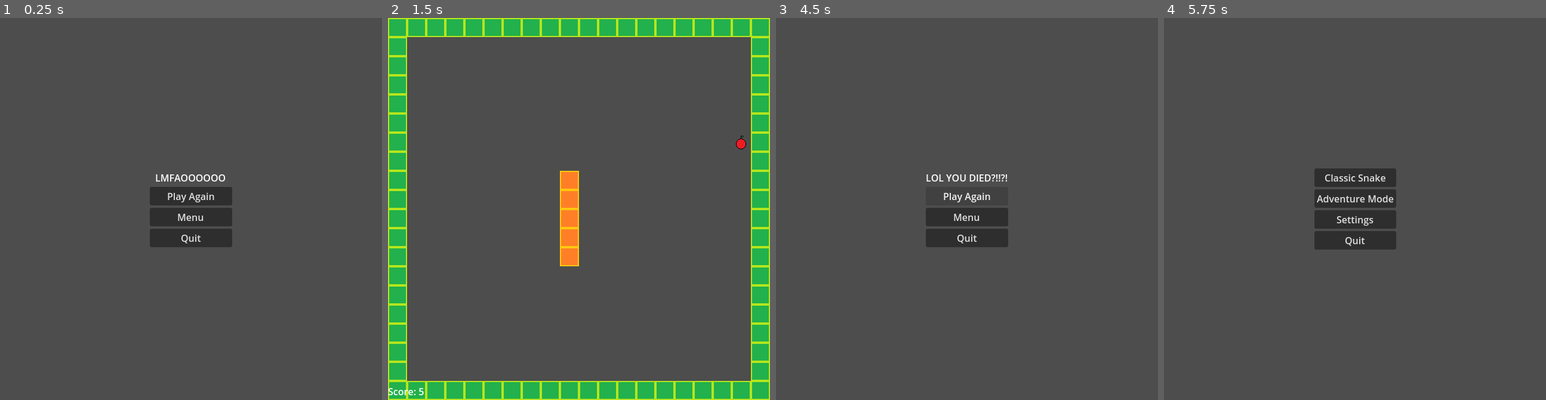
Above: before the commit, frames 1-4 (left to right).
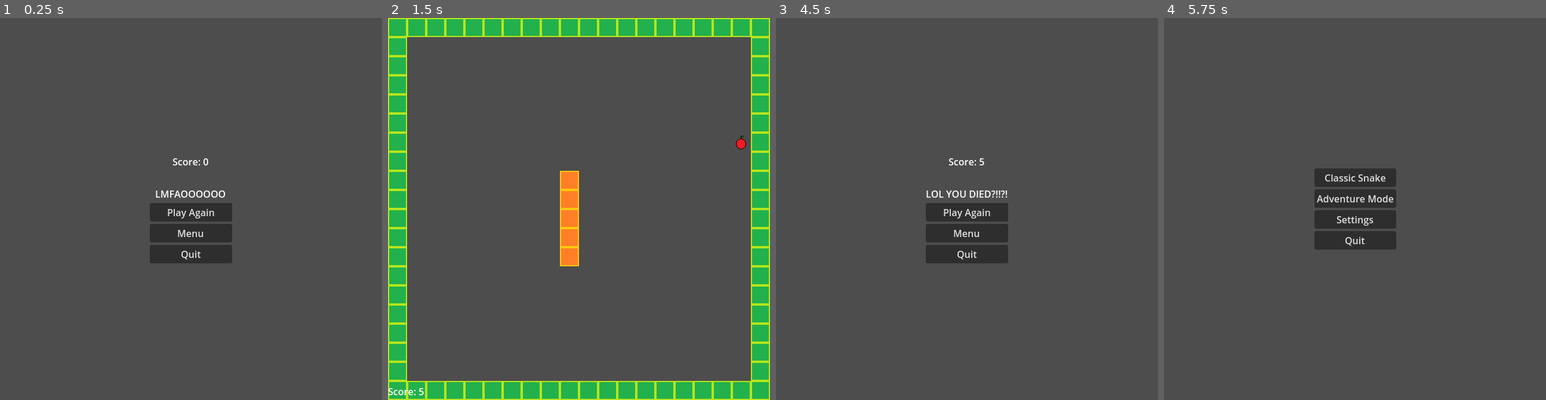
Above: after the commit, the same moments.

Repository: sethbabauta/snake-run
Game: Godot game, scene res://Scenes/adventure_death_screen.tscn
Two runs of this game, one before a commit and one after it. Both use one fixed random seed, a clock stepped at 60 frames per second and the inputs below. This scene is started directly instead of the project's main scene.
Inputs:
- Up to frame 1 (0.25 s): no input
- Up to frame 2 (1.5 s): click "Menu" at 0.5 s; click "Classic Snake" at 1.25 s
- Up to frame 3 (4.5 s): hold D (turn_right) 2.03-2.78 s; hold S (turn_down) 2.78-3.53 s; hold D (turn_right) 3.53-4.28 s; hold W (turn_up) from 4.28 s (still down)
- Up to frame 4 (5.75 s): release W (turn_up) at 5 s; click "Menu" at 5 s

The runs differ from the first frame. In frame 1, 2.8% of the frame differs, in the area x 39-61%, y 36-65%; in frame 2, nothing differs; in frame 3, 2.2%; in frame 4, nothing differs.

Commit message:
Score counter for death screens

Diff:
--- a/Scenes/adventure_death_screen.tscn
+++ b/Scenes/adventure_death_screen.tscn
@@ -2,7 +2,7 @@
 
 [ext_resource type="Script" path="res://Scripts/adventure_death_screen.gd" id="1_p3dsk"]
 
-[node name="AdventureDeathScreen" type="Control"]
+[node name="AdventureDeathScreen" type="Control" node_paths=PackedStringArray("score_label")]
 layout_mode = 3
 anchors_preset = 15
 anchor_right = 1.0
@@ -12,6 +12,7 @@
 script = ExtResource("1_p3dsk")
 adventure_scene = "res://Scenes/adventure.tscn"
 menu_scene = "res://Scenes/menu.tscn"
+score_label = NodePath("VBoxContainer/Score")
 
 [node name="VBoxContainer" type="VBoxContainer" parent="."]
 layout_mode = 1
@@ -27,7 +28,16 @@
 grow_horizontal = 2
 grow_vertical = 2
 
-[node name="Label" type="Label" parent="VBoxContainer"]
+[node name="Score" type="Label" parent="VBoxContainer"]
+layout_mode = 2
+text = "Score: 0"
+horizontal_alignment = 1
+
+[node name="EMPTY" type="Label" parent="VBoxContainer"]
+layout_mode = 2
+horizontal_alignment = 1
+
+[node name="DeathMessage" type="Label" parent="VBoxContainer"]
 layout_mode = 2
 text = "LMFAOOOOOO"
 horizontal_alignment = 1
--- a/Scenes/classic_death_screen.tscn
+++ b/Scenes/classic_death_screen.tscn
@@ -2,13 +2,11 @@
 
 [ext_resource type="Script" path="res://Scripts/death_screen.gd" id="1_uvahm"]
 
-[node name="ClassicDeathScreen" type="Control"]
+[node name="ClassicDeathScreen" type="Control" node_paths=PackedStringArray("score_label")]
 layout_mode = 3
-anchors_preset = 8
-anchor_left = 0.5
-anchor_top = 0.5
-anchor_right = 0.5
-anchor_bottom = 0.5
+anchors_preset = 15
+anchor_right = 1.0
+anchor_bottom = 1.0
 grow_horizontal = 2
 grow_vertical = 2
 size_flags_horizontal = 4
@@ -16,8 +14,9 @@
 script = ExtResource("1_uvahm")
 classic_scene = "res://Scenes/classic.tscn"
 menu_scene = "res://Scenes/menu.tscn"
+score_label = NodePath("MainButtonsContainer/Score")
 
-[node name="VBoxContainer" type="VBoxContainer" parent="."]
+[node name="MainButtonsContainer" type="VBoxContainer" parent="."]
 layout_mode = 1
 anchors_preset = 8
 anchor_left = 0.5
@@ -30,23 +29,33 @@
 offset_bottom = 64.0
 grow_horizontal = 2
 grow_vertical = 2
+size_flags_horizontal = 0
+size_flags_vertical = 8
 
-[node name="Label" type="Label" parent="VBoxContainer"]
+[node name="Score" type="Label" parent="MainButtonsContainer"]
+layout_mode = 2
+size_flags_horizontal = 4
+text = "Score: 0"
+
+[node name="EMPTY" type="Label" parent="MainButtonsContainer"]
+layout_mode = 2
+
+[node name="DeathMessage" type="Label" parent="MainButtonsContainer"]
 layout_mode = 2
 text = "LOL YOU DIED?!!?!"
 
-[node name="PlayAgain" type="Button" parent="VBoxContainer"]
+[node name="PlayAgain" type="Button" parent="MainButtonsContainer"]
 layout_mode = 2
 text = "Play Again"
 
-[node name="Menu" type="Button" parent="VBoxContainer"]
+[node name="Menu" type="Button" parent="MainButtonsContainer"]
 layout_mode = 2
 text = "Menu"
 
-[node name="Quit" type="Button" parent="VBoxContainer"]
+[node name="Quit" type="Button" parent="MainButtonsContainer"]
 layout_mode = 2
 text = "Quit"
 
-[connection signal="pressed" from="VBoxContainer/PlayAgain" to="." method="_on_play_again_pressed"]
-[connection signal="pressed" from="VBoxContainer/Menu" to="." method="_on_menu_pressed"]
-[connection signal="pressed" from="VBoxContainer/Quit" to="." method="_on_quit_pressed"]
+[connection signal="pressed" from="MainButtonsContainer/PlayAgain" to="." method="_on_play_again_pressed"]
+[connection signal="pressed" from="MainButtonsContainer/Menu" to="." method="_on_menu_pressed"]
+[connection signal="pressed" from="MainButtonsContainer/Quit" to="." method="_on_quit_pressed"]
--- a/Scripts/adventure_death_screen.gd
+++ b/Scripts/adventure_death_screen.gd
@@ -2,6 +2,11 @@
 
 @export_file("*.tscn") var adventure_scene
 @export_file("*.tscn") var menu_scene
+@export var score_label: Label
+
+
+func _ready() -> void:
+	score_label.text = "Score: %d" % ScoreKeeper.score
 
 
 func _on_play_again_pressed() -> void:
--- a/Scripts/death_screen.gd
+++ b/Scripts/death_screen.gd
@@ -2,6 +2,11 @@
 
 @export_file("*.tscn") var classic_scene
 @export_file("*.tscn") var menu_scene
+@export var score_label: Label
+
+
+func _ready() -> void:
+	score_label.text = "Score: %d" % ScoreKeeper.score
 
 
 func _on_play_again_pressed() -> void:
--- a/Scripts/main_ui.gd
+++ b/Scripts/main_ui.gd
@@ -9,6 +9,3 @@
 
 func _on_score_changed(new_score: int) -> void:
 	score_label.text = "Score: %d" % new_score
-
-#func _on_main_score_changed(new_score: int) -> void:
-	#score_label.text = "Score: %d" % new_score
--- /dev/null
+++ b/Scripts/utils.gd
@@ -0,0 +1,10 @@
+extends Node
+
+
+func roll(die_count: int, sides: int) -> int:
+	var result: int = 0
+	var rng:= RandomNumberGenerator.new()
+	for roll_count in range(die_count):
+		result += rng.randi_range(1, sides)
+
+	return result
--- a/project.godot
+++ b/project.godot
@@ -18,6 +18,7 @@
 [autoload]
 
 ScoreKeeper="*res://Scripts/score_keeper.gd"
+Utils="*res://Scripts/utils.gd"
 
 [display]
 
